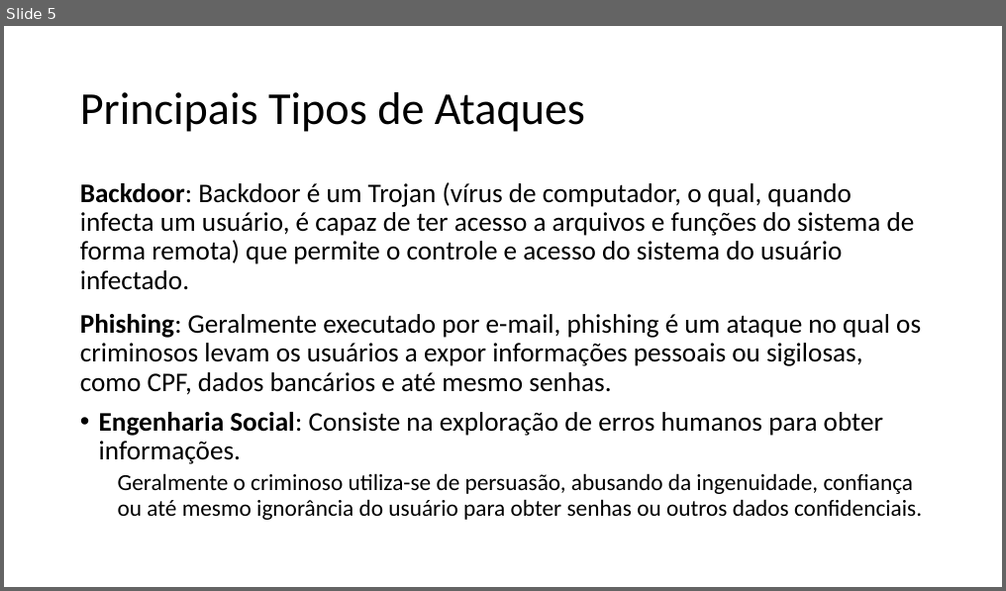
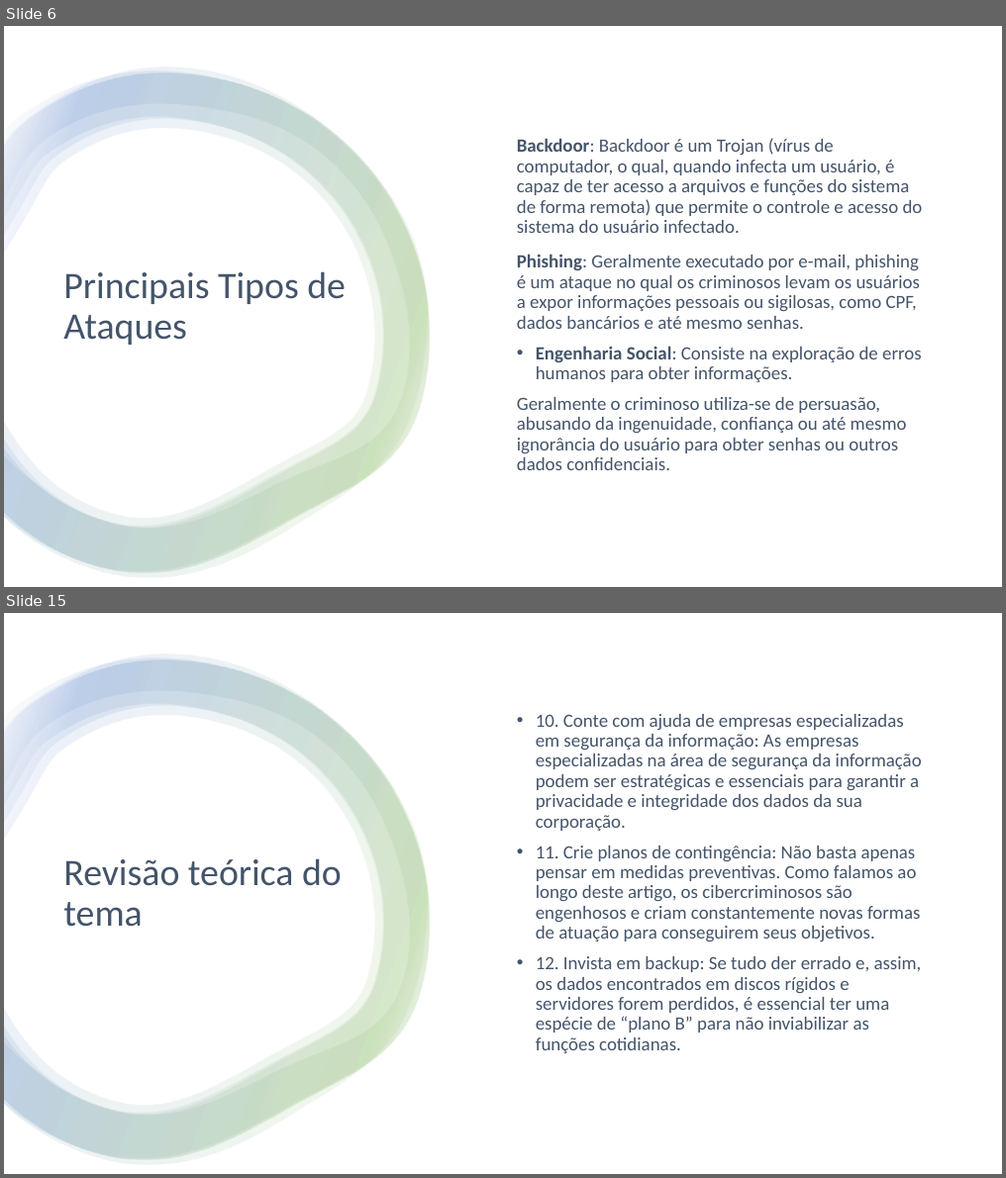
Before and after one commit to Material-IFSP/MPC-4, a slide deck: Apresentação.pptx. Shown one above the other, each under a label of ours: slide 5 before the commit, slides 6 and 15 after it; the slides between them are not shown. The pictures are 1006x591 and 1006x1178 pixels, drawn with LibreOffice and Linux fonts; fonts in the diff are those of the drawing. Boxes give left, top, right and bottom in pixels: in the first picture for what was removed or moved away, otherwise in the second. Text is boxed around its words. In the diff, an @@ line names an element or a change of style, - is before the commit and + after.

```diff
--- a/Apresentação.pptx
+++ b/Apresentação.pptx
@@ slide 15 added at bbox=[4, 613, 1002, 1174], background #FFFFFF @@
@@ rectangle added at bbox=[4, 613, 1002, 1174], fill #FFFFFF @@
@@ group added at bbox=[4, 655, 430, 1165]: 4 freeform shapes @@
@@ text added at bbox=[536, 714, 922, 1054], 18 pt, text #44546A @@
+• 10. Conte com ajuda de empresas especializadas em segurança da informação: As empresas especializadas na área de segurança da informação podem ser estratégicas e essenciais para garantir a privacidade e integridade dos dados da sua corporação.
+• 11. Crie planos de contingência: Não basta apenas pensar em medidas preventivas. Como falamos ao longo deste artigo, os cibercriminosos são engenhosos e criam constantemente novas formas de atuação para conseguirem seus objetivos.
+• 12. Invista em backup: Se tudo der errado e, assim, os dados encontrados em discos rígidos e servidores forem perdidos, é essencial ter uma espécie de “plano B” para não inviabilizar as funções cotidianas.
@@ title added at bbox=[63, 859, 342, 927], 36 pt, text #44546A @@
+Revisão teórica do tema
@@ what was slide 5 is now slide 6 @@
@@ slide 6 changed as well @@
@@ rectangle added at bbox=[4, 26, 1002, 587], fill #FFFFFF @@
@@ group added at bbox=[4, 68, 430, 578]: 4 freeform shapes @@
@@ text "Backdoor: Backdoor é um Trojan ...": place and size @@
-text "Backdoor: Backdoor é um Trojan ..." at bbox=[80, 182, 922, 520]
+text "Backdoor: Backdoor é um Trojan ..." at bbox=[517, 138, 923, 471]
@@ text "Backdoor: Backdoor é um Trojan ..." at bbox=[517, 138, 923, 471]: size 25.9 to 18 pt in "Backdoor: Backdoor é um Trojan (vírus de ..."; text colour #000000 to #44546A; size 22.2 to 18 pt in "Geralmente o criminoso utiliza-se de persuasão, abusando ..."; list level 2 to 1 in "Geralmente o criminoso utiliza-se de ..."; vertical alignment top to middle @@
@@ title "Principais Tipos de Ataques": place and size @@
-title "Principais Tipos de Ataques" at bbox=[80, 92, 585, 132]
+title "Principais Tipos de Ataques" at bbox=[63, 272, 346, 345]
@@ title "Principais Tipos de Ataques" at bbox=[63, 272, 346, 345]: size 44 to 36 pt, text colour #000000 to #44546A @@
```
Also in this commit, not shown: 5 other slides changed, 15 other slides added, 6 slides removed.
